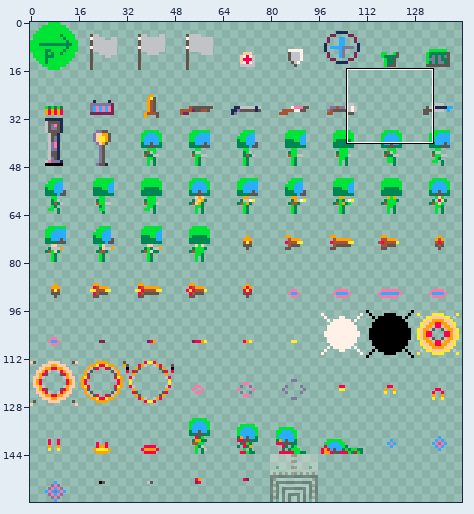
Two versions of one sprite sheet, resources/graphics/items.png. The picture above shows the old version from afar; the outline marks the close-up.
Close-up. Before the edit:
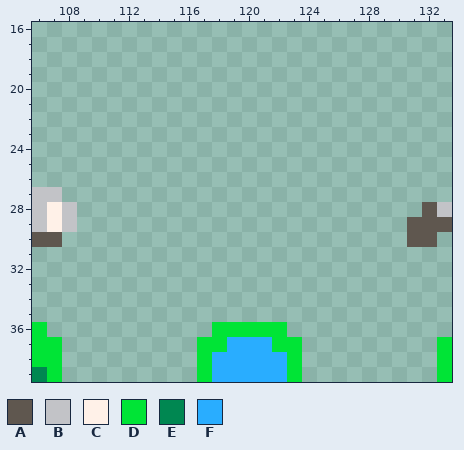
The file is 144x160 pixels. Shown: x 106..133, y 16..39. The old version is drawn lined up with the new one. The commit also changed other parts of the picture, which this record leaves out.
Palette (. is transparent): A #5f574f  B #c2c3c7  C #fff1e8  D #00e436  E #008751  F #29adff
Pixels before, first column x 106:
27 BB..........................
28 BCB.......................AB
29 BCB......................AAA
30 AA.......................AA.
31 ............................
32 ............................
33 ............................
34 ............................
35 ............................
36 D...........DDDDD...........
37 DD.........DDFFFDD.........D
38 DD.........DFFFFFD.........D
39 ED.........DFFFFFD.........D
After:
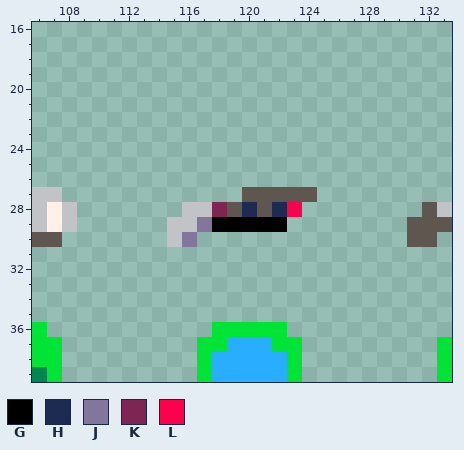
Colours new in this view: G #000000  H #1d2b53  J #83769c  K #7e2553  L #ff004d
Changes in this commit:
drawings rearranged on the sheet (the old picture shows each at its new place; 1 dropped ones are not shown)
Changed rows in their new state; - is an unchanged pixel.
first column x 115:
27 -----AAAAA
28 -BBKAHAHL-
29 BBJGGGGG--
30 BJ--------
Pixel boxes of the changes (left, top, right, bottom) in both close-ups:
added: (167, 187, 317, 247)
